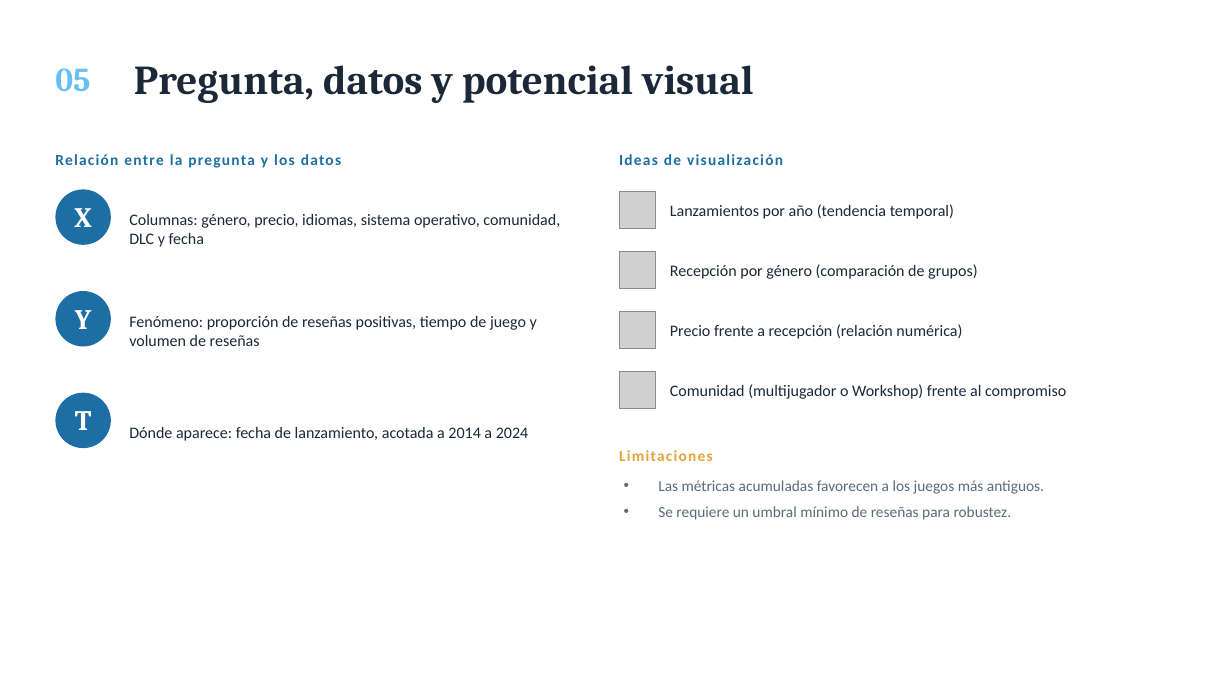
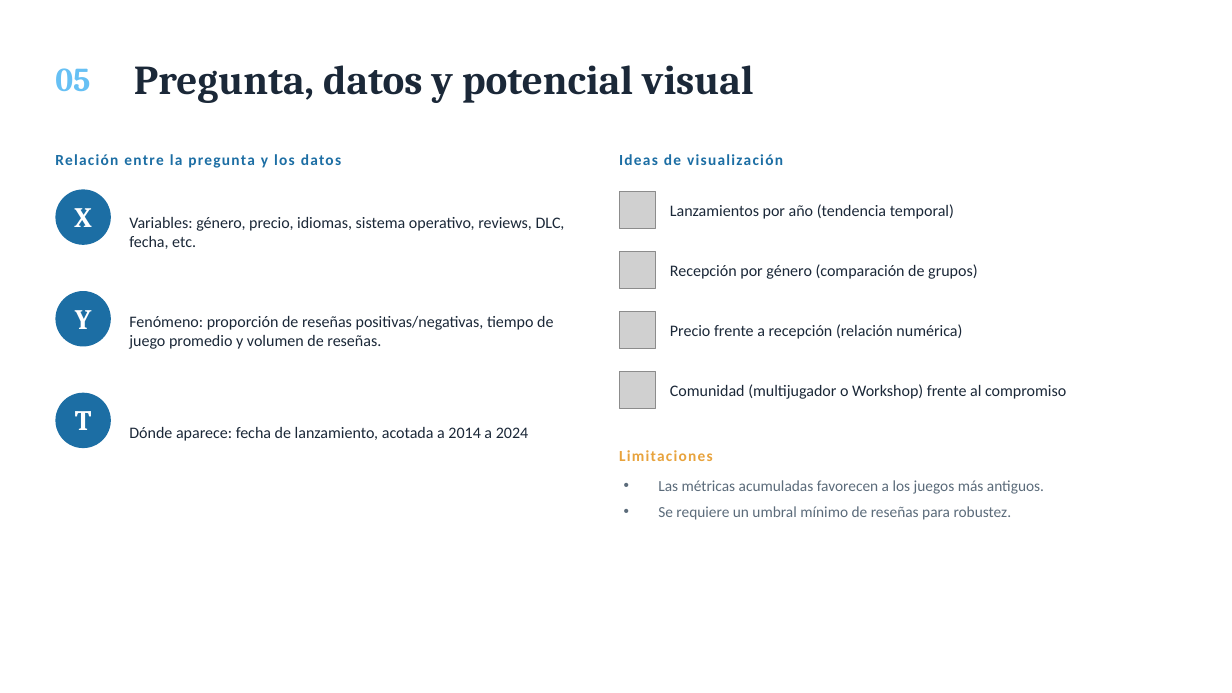
Before and after one commit to MaxiBonoUSM/Radiografia-Steam, a slide deck: slide 5 of docs/Radiografía Steam.pptx. Drawn at 1232x693 pixels with LibreOffice and Linux fonts; fonts in the diff are those of the drawing; grey boxes stand for pictures. Boxes give left, top, right and bottom in pixels: in the first picture for what was removed or moved away, otherwise in the second. Text is boxed around its words. In the diff, an @@ line names an element or a change of style, - is before the commit and + after.

```diff
--- a/docs/Radiografía Steam.pptx
+++ b/docs/Radiografía Steam.pptx
@@ text at (x1=129, y1=217, x2=565, y2=249): text changed @@
-Columnas: género, precio, idiomas, sistema operativo, comunidad, DLC y fecha
+Variables: género, precio, idiomas, sistema operativo, reviews, DLC, fecha, etc.
@@ text at (x1=129, y1=316, x2=553, y2=349): text changed @@
-Fenómeno: proporción de reseñas positivas, tiempo de juego y volumen de reseñas
+Fenómeno: proporción de reseñas positivas/negativas, tiempo de juego promedio y volumen de reseñas.
```
Also in this commit, not shown: 3 other slides changed.
